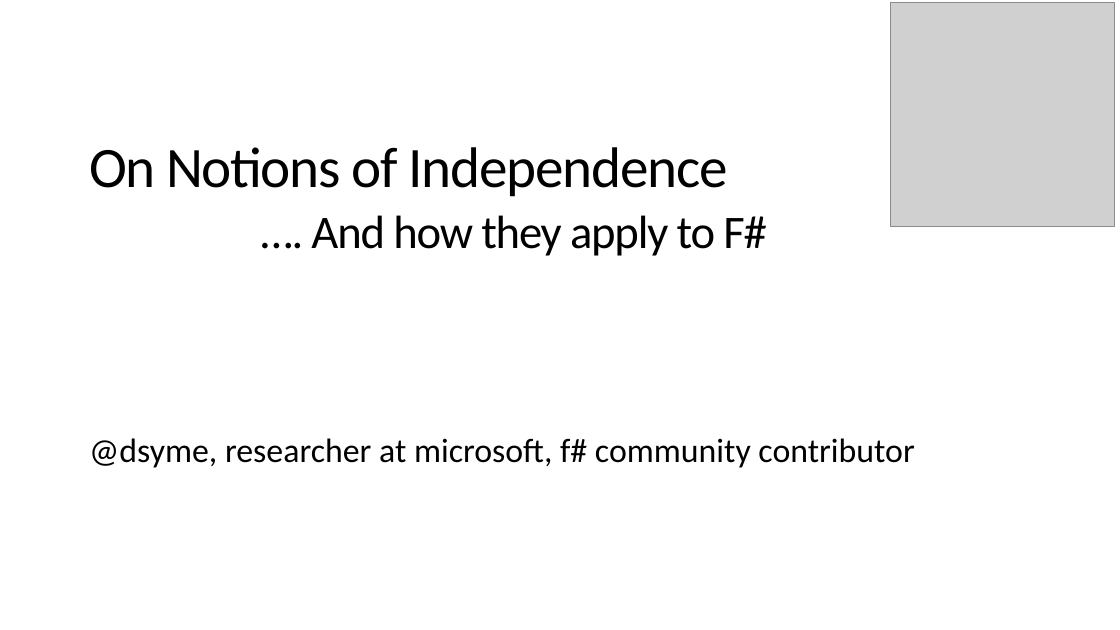
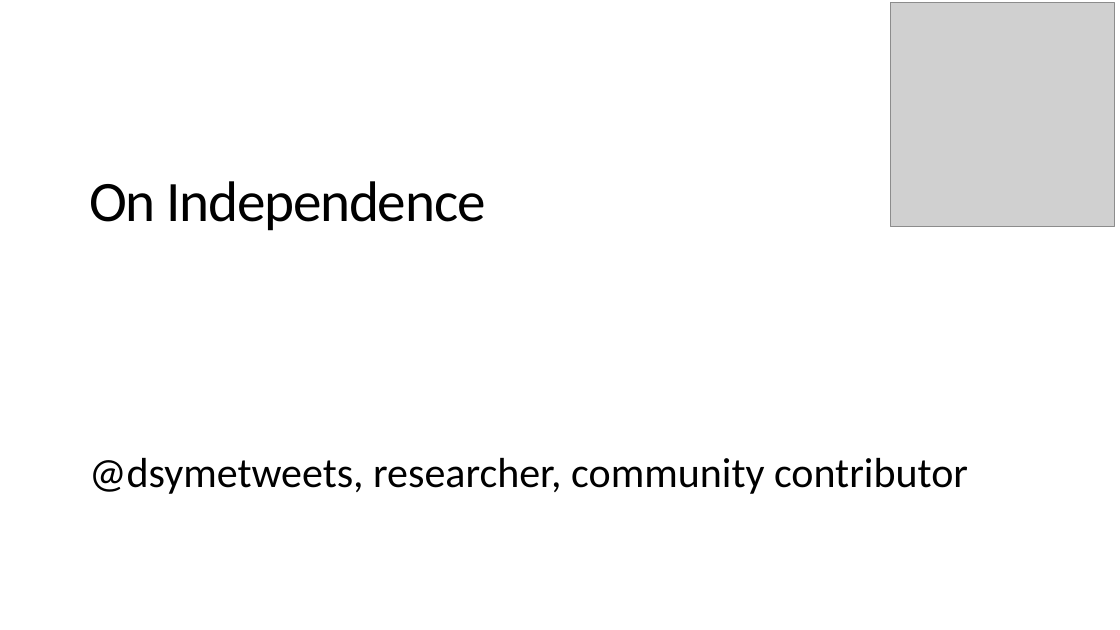
Before and after one commit to dsyme/dsyme-presentations, a slide deck: slide 1 of 2020-06-04-fsharpconf/on-independence.pptx. Drawn at 1120x630 pixels with LibreOffice and Linux fonts; fonts in the diff are those of the drawing; grey boxes stand for pictures. Boxes give left, top, right and bottom in pixels: in the first picture for what was removed or moved away, otherwise in the second. Text is boxed around its words. In the diff, an @@ line names an element or a change of style, - is before the commit and + after.

```diff
--- a/2020-06-04-fsharpconf/on-independence.pptx
+++ b/2020-06-04-fsharpconf/on-independence.pptx
@@ title at [89,181,485,231]: text changed @@
-On Notions of Independence
-…. And how they apply to F#
+On Independence
@@ subtitle at [89,458,968,494]: text changed; size 29 to 36 pt @@
-@dsyme, researcher at microsoft, f# community contributor
+@dsymetweets, researcher, community contributor
```
Also in this commit, not shown: 12 other slides changed, 4 slides added, 3 slides removed, 2 other files.
